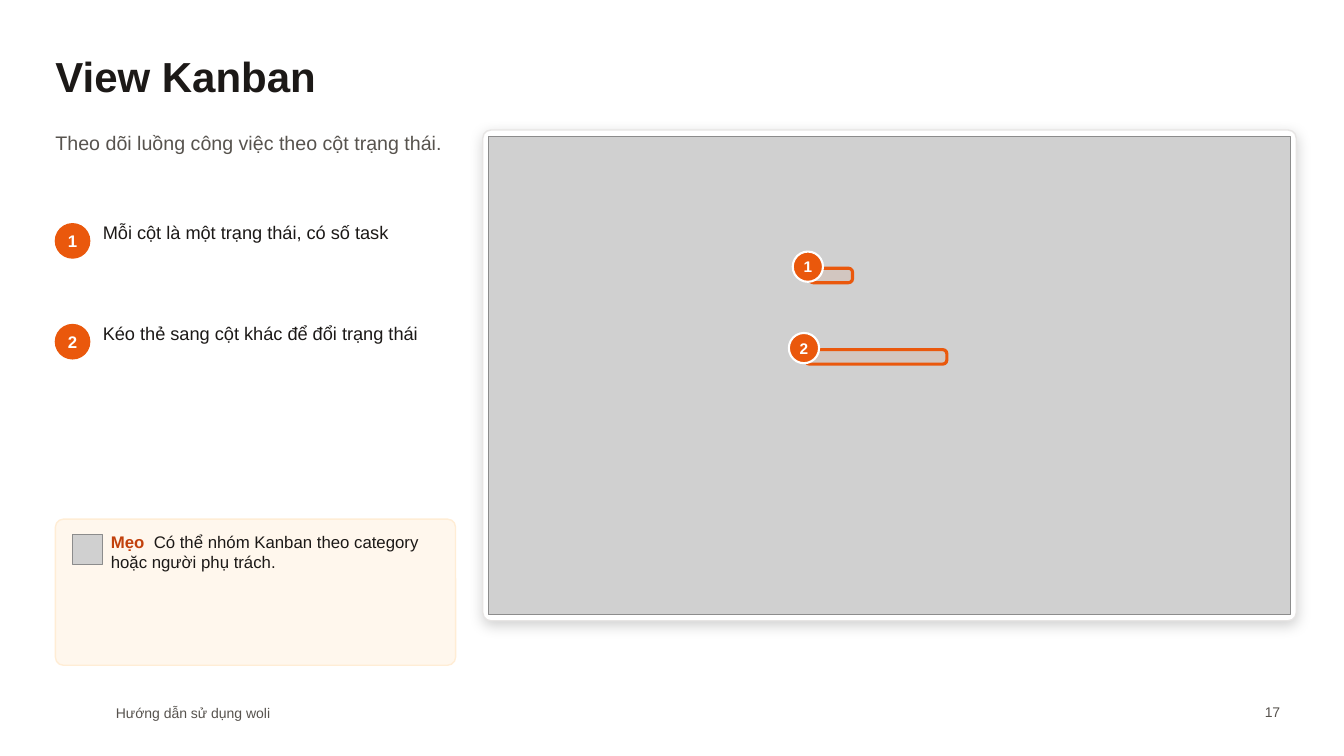
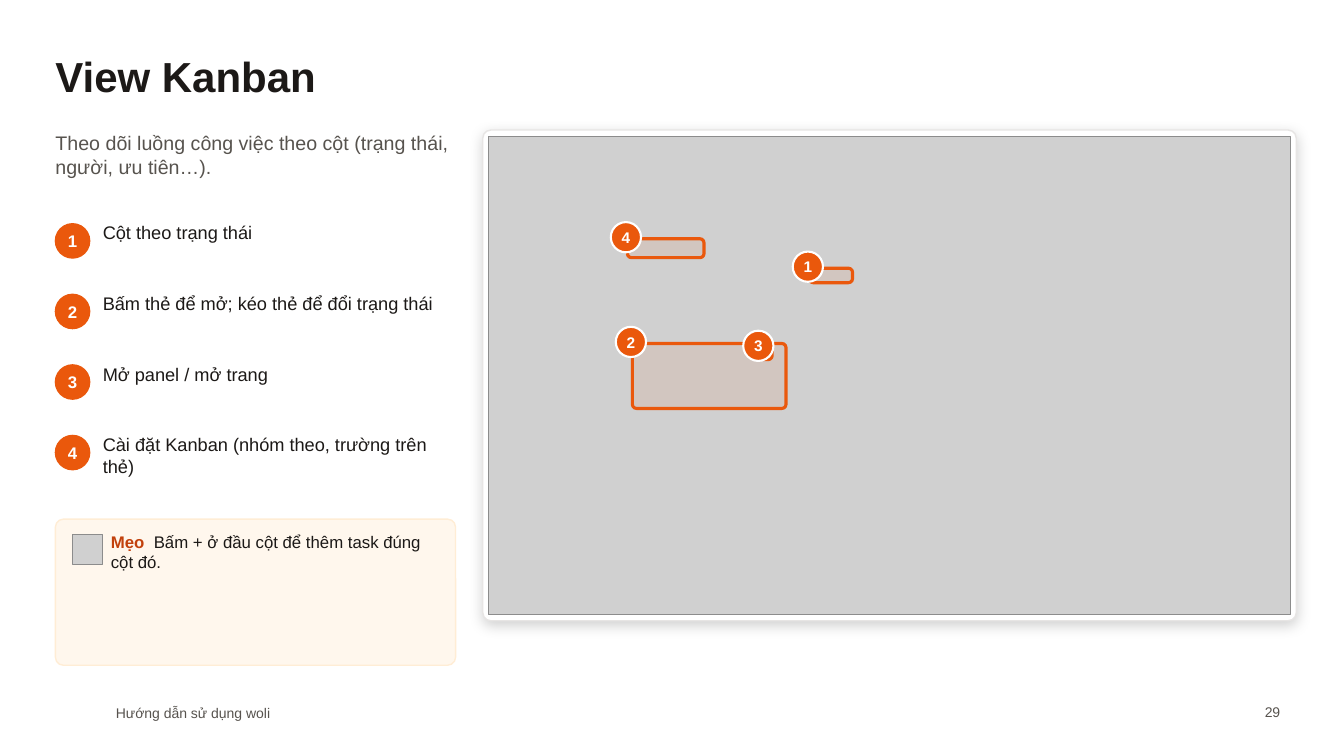
Before and after one commit to diuthihieu/hr-task-managent-CL, a slide deck: slide 29 of docs/woli-Huong-dan-su-dung.pptx (slide 17 before the commit). Drawn at 1344x756 pixels with LibreOffice and Linux fonts; fonts in the diff are those of the drawing; grey boxes stand for pictures; background and template pictures are left out. Boxes give left, top, right and bottom in pixels: in the first picture for what was removed or moved away, otherwise in the second. Text is boxed around its words. In the diff, an @@ line names an element or a change of style, - is before the commit and + after.

```diff
--- a/docs/woli-Huong-dan-su-dung.pptx
+++ b/docs/woli-Huong-dan-su-dung.pptx
@@ text at [55, 135, 448, 178]: text changed @@
-Theo dõi luồng công việc theo cột trạng thái.
+Theo dõi luồng công việc theo cột (trạng thái, người, ưu tiên…).
@@ text at [103, 225, 252, 243]: text changed @@
-Mỗi cột là một trạng thái, có số task
+Cột theo trạng thái
@@ ellipse added at [611, 222, 641, 252], fill #EA580C, outline #FFFFFF 1.5 pt @@
@@ text added at [622, 232, 631, 243], 11 pt, text #FFFFFF, bold @@
+4
@@ rounded rectangle added at [627, 239, 704, 258], fill #EA580C at 8% opacity, outline #EA580C 2.25 pt @@
@@ text "2": place and size @@
-text "2" at [68, 336, 77, 348]
+text "2" at [68, 306, 77, 318]
@@ ellipse: place and size @@
-ellipse at [55, 325, 90, 359]
+ellipse at [55, 294, 90, 329]
@@ text at [103, 296, 432, 314]: text changed @@
-Kéo thẻ sang cột khác để đổi trạng thái
+Bấm thẻ để mở; kéo thẻ để đổi trạng thái
@@ text "2": place and size @@
-text "2" at [800, 343, 809, 354]
+text "2" at [627, 337, 636, 348]
@@ ellipse added at [616, 327, 646, 357], fill #EA580C, outline #FFFFFF 1.5 pt @@
@@ rounded rectangle: place and size @@
-rounded rectangle at [806, 350, 947, 364]
+rounded rectangle at [632, 344, 785, 408]
@@ rounded rectangle at [632, 344, 785, 408]: proportions changed @@
@@ ellipse: place and size @@
-ellipse at [789, 333, 820, 363]
+ellipse at [743, 331, 773, 361]
@@ text added at [754, 340, 763, 351], 11 pt, text #FFFFFF, bold @@
+3
@@ rounded rectangle added at [760, 348, 772, 360], fill #EA580C at 8% opacity, outline #EA580C 2.25 pt @@
@@ ellipse added at [55, 365, 90, 399], fill #EA580C, outline #EA580C 1 pt @@
@@ text added at [68, 376, 77, 388], 12 pt, text #FFFFFF, bold @@
+3
@@ text added at [103, 367, 268, 385], 13 pt, text #1C1917 @@
+Mở panel / mở trang
@@ ellipse added at [55, 436, 90, 470], fill #EA580C, outline #EA580C 1 pt @@
@@ text added at [68, 447, 77, 459], 12 pt, text #FFFFFF, bold @@
+4
@@ text added at [103, 437, 426, 477], 13 pt, text #1C1917 @@
+Cài đặt Kanban (nhóm theo, trường trên thẻ)
@@ text at [111, 534, 420, 571]: text changed @@
-Mẹo Có thể nhóm Kanban theo category hoặc người phụ trách.
+Mẹo Bấm + ở đầu cột để thêm task đúng cột đó.
@@ page number at [1265, 707, 1281, 717]: text changed @@
-17
+29
```
Also in this commit, not shown: 27 other slides changed, 33 slides added, 3 slides removed.
